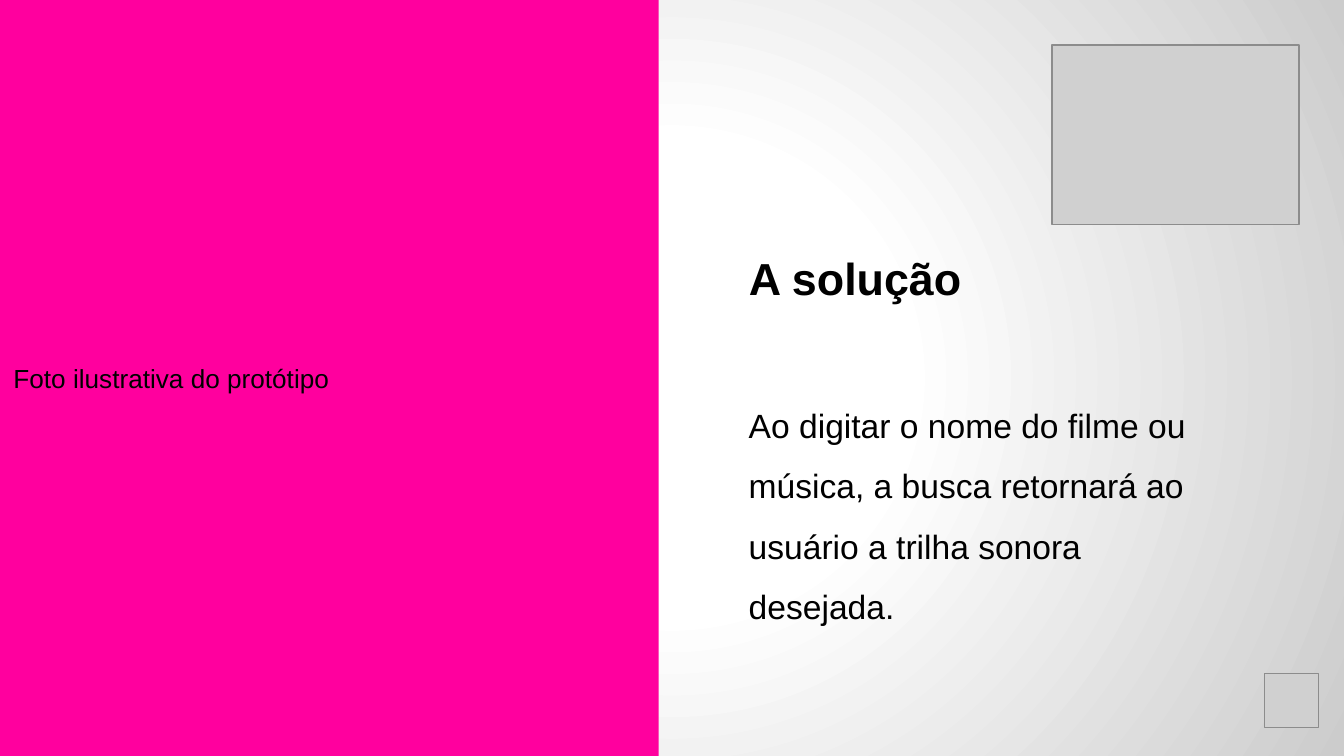
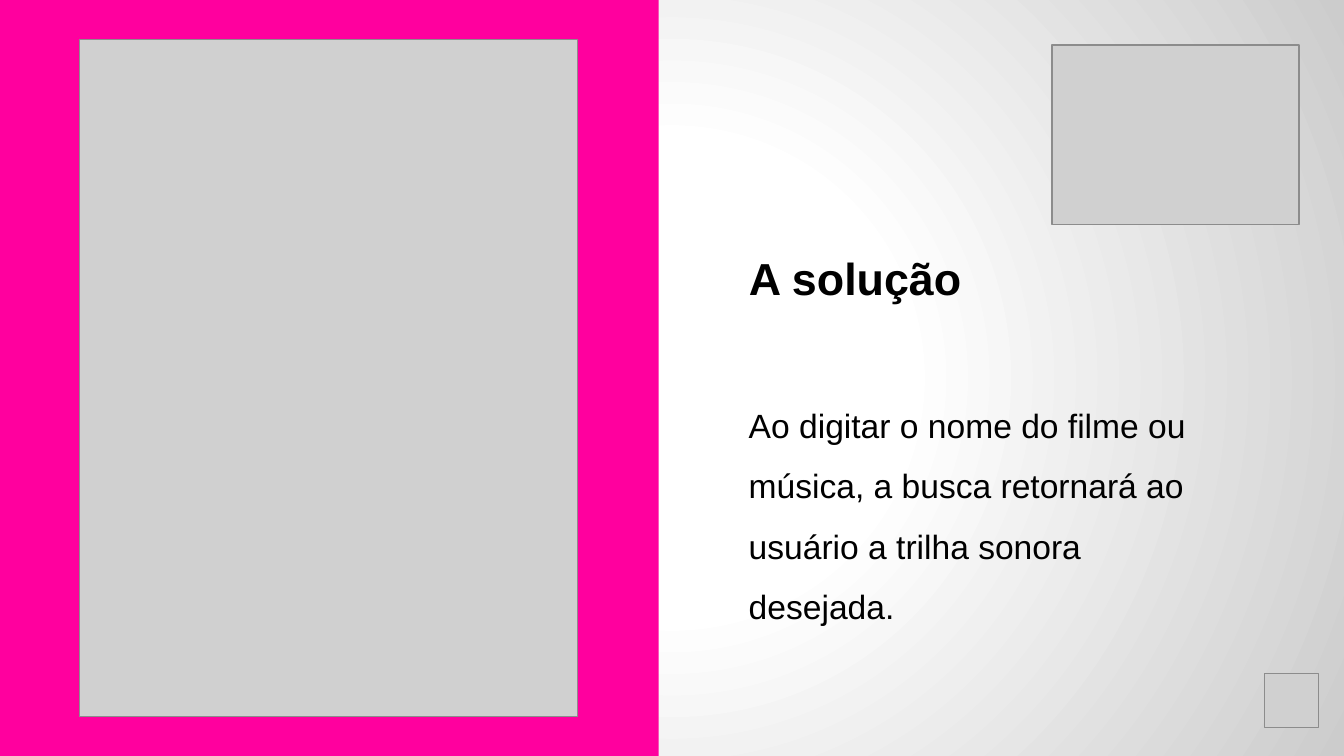
Before and after one commit to dayraroberta/hackathon-laboratoria, a slide deck: slide 5 of Docs/Open house hackaton template.pptx (1).pptx (slide 4 before the commit). Drawn at 1344x756 pixels with LibreOffice and Linux fonts; fonts in the diff are those of the drawing; grey boxes stand for pictures. Boxes give left, top, right and bottom in pixels: in the first picture for what was removed or moved away, otherwise in the second. Text is boxed around its words. In the diff, an @@ line names an element or a change of style, - is before the commit and + after.

Commit message:
ppt apresentação quase

```diff
--- a/Docs/Open house hackaton template.pptx (1).pptx
+++ b/Docs/Open house hackaton template.pptx (1).pptx
@@ picture added at <box>79,39,578,716</box> @@
@@ text in rectangle at <box>13,368,329,394</box>: text removed @@
-Foto ilustrativa do protótipo
```
